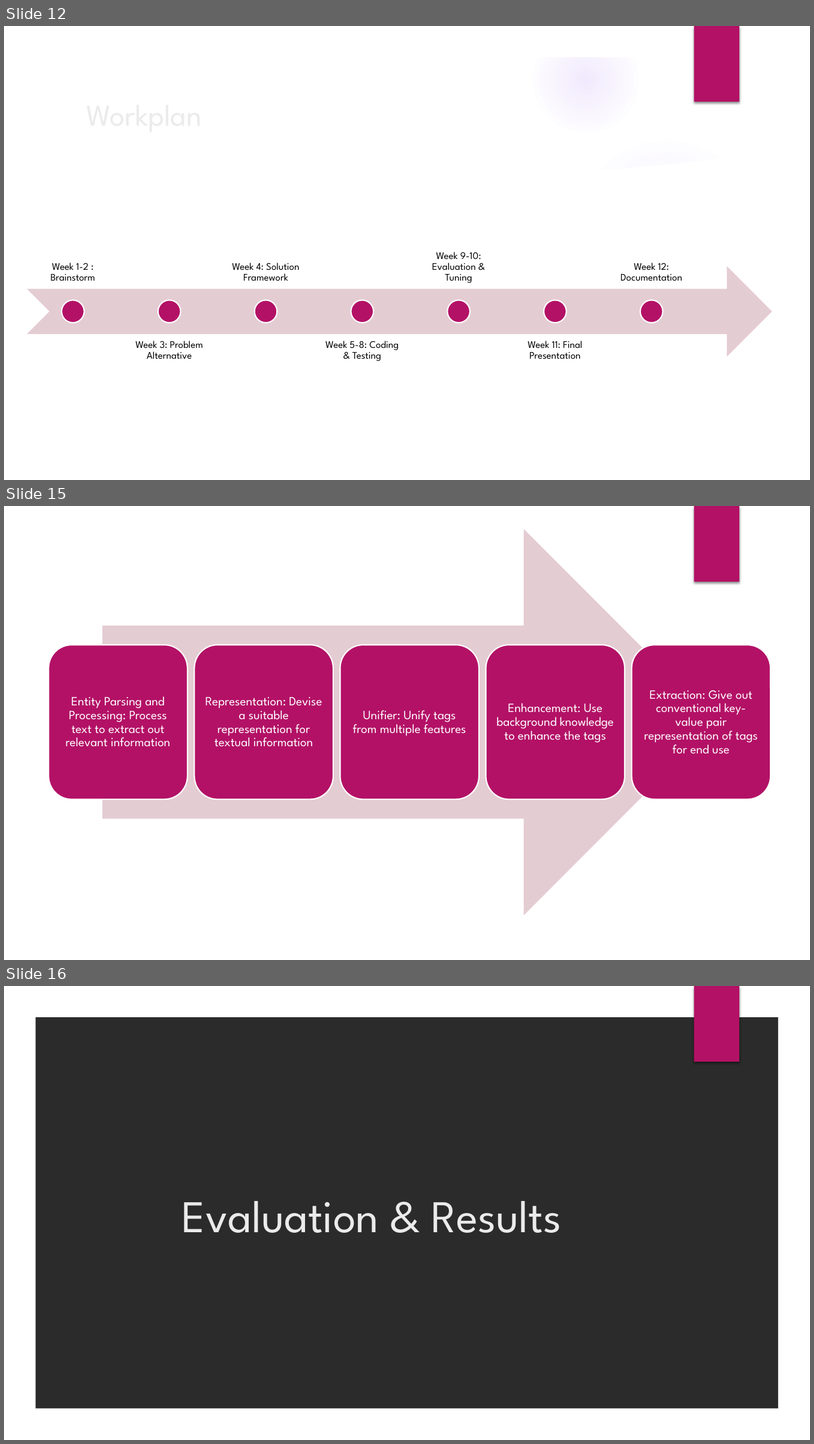
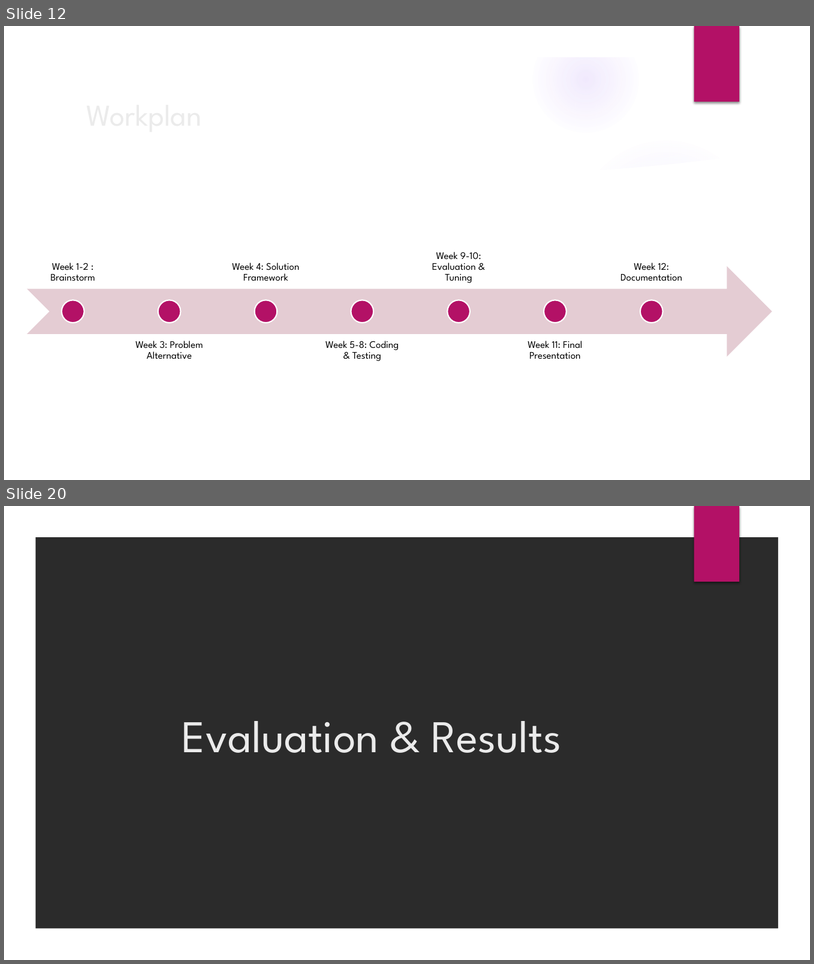
Before and after one commit to saurabhvermaaaa/Adobe-Internship, a slide deck: Internship 2016.pptx. Shown one above the other, each under a label of ours: slides 12, 15 and 16 before the commit, slides 12 and 20 after it; the slides between them are not shown. The pictures are 814x1444 and 814x964 pixels, drawn with LibreOffice and Linux fonts; fonts in the diff are those of the drawing; background and template pictures are left out; a plain dark background stands for a picture behind light text. Boxes give left, top, right and bottom in pixels: in the first picture for what was removed or moved away, otherwise in the second. Text is boxed around its words. In the diff, an @@ line names an element or a change of style, - is before the commit and + after.

```diff
--- a/Internship 2016.pptx
+++ b/Internship 2016.pptx
@@ slide 15 removed at [4, 506, 810, 960], background #FFFFFF; not listed: 1 template element that a slide beside it also shows @@
@@ group removed at [49, 529, 771, 915]: 5 rounded rectangles, 5 texts, 1 right arrow @@
-Entity Parsing and Processing: Process text to extract out relevant information
-Representation: Devise a suitable representation for textual information
-Unifier: Unify tags from multiple features
-Enhancement: Use background knowledge to enhance the tags
-Extraction: Give out conventional key-value pair representation of tags for end use
@@ what was slide 16 is now slide 20 @@
```
Also in this commit, not shown: 5 slides changed, 15 slides added, 5 other slides removed, 9 other files.
